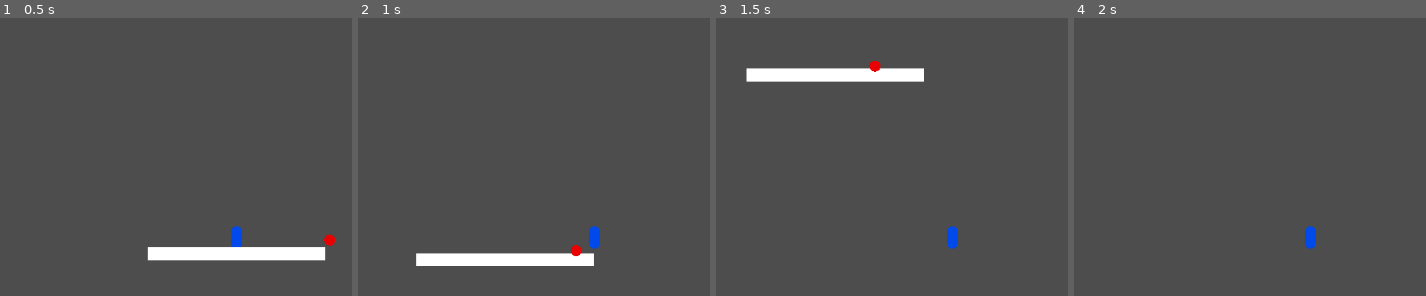
Above: before the commit, frames 1-4 (left to right).
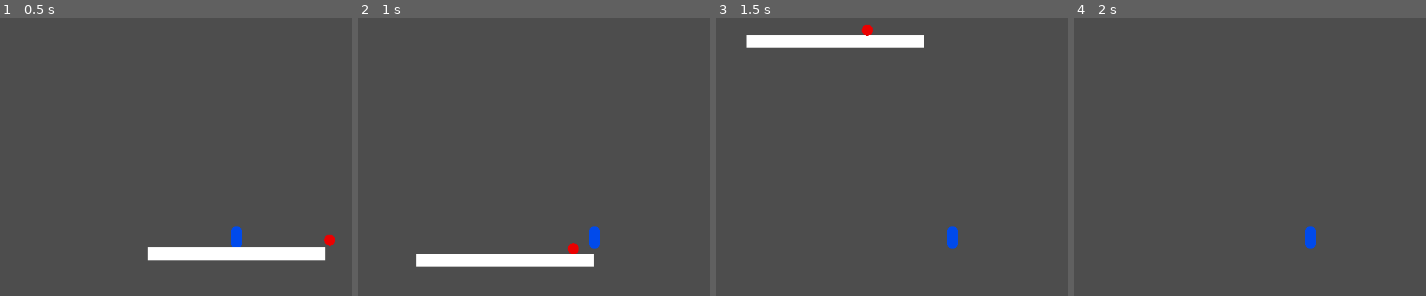
Above: after the commit, the same moments.

Repository: catloaf2048/TavernJam
Game: Godot game, scene res://Assets/Scene/Test.tscn
The game is run twice, just before and just after one commit, with the same random seed, the same clock (stepped at 60 frames per second) and the same inputs.
Inputs (mouse positions are in pixels of both pictures, inside the frame that each line leads up to):
- Up to frame 1 (0.5 s): no input
- Up to frame 2 (1 s): tap Enter (ui_accept) at 0.5, 0.77 s; move the mouse to (outside the picture) at 0.52 s; hold Right (ui_right) from 0.53 s (still down); click (outside the picture) at 0.6 s
- Up to frame 3 (1.5 s): move the mouse to (793, 259) at 1.27 s; release Right (ui_right) at 1.28 s; hold Left (ui_left) from 1.28 s (still down); click (793, 259) at 1.35 s
- Up to frame 4 (2 s): keep holding Left (ui_left); tap Enter (ui_accept) at 1.52 s

Frame 1 is identical in both runs. In frame 2, 0.4% of the frame differs, in the area x 16-68%, y 80-90%; in frame 3, 5.1%, in the area x 8-60%, y 2-24%; in frame 4, nothing differs.

Commit message:
Fix wonky collider.

Diff:
--- a/Assets/Scene/Foe.tscn
+++ b/Assets/Scene/Foe.tscn
@@ -3,8 +3,8 @@
 [ext_resource type="Script" uid="uid://bg7xnq7hawmkm" path="res://src/GDScript/SimpleFoe.gd" id="1_kq0i4"]
 [ext_resource type="Script" uid="uid://xdn22mhny8e2" path="res://src/GDScript/Attack.gd" id="2_htcku"]
 
-[sub_resource type="RectangleShape2D" id="RectangleShape2D_kq0i4"]
-size = Vector2(40, 10)
+[sub_resource type="CircleShape2D" id="CircleShape2D_kq0i4"]
+radius = 8.0
 
 [sub_resource type="SphereMesh" id="SphereMesh_kq0i4"]
 radius = 8.0
@@ -17,6 +17,9 @@
 gradient = SubResource("Gradient_htcku")
 width = 1
 
+[sub_resource type="RectangleShape2D" id="RectangleShape2D_kq0i4"]
+size = Vector2(40, 10)
+
 [node name="RigidBody2D" type="RigidBody2D" unique_id=1111096365 node_paths=PackedStringArray("wallCheck", "hitbox", "cooldown") groups=["Foe"]]
 script = ExtResource("1_kq0i4")
 wallCheck = NodePath("Attack")
@@ -24,7 +27,7 @@
 cooldown = NodePath("atkCD")
 
 [node name="CollisionShape2D" type="CollisionShape2D" parent="." unique_id=1786067587]
-shape = SubResource("RectangleShape2D_kq0i4")
+shape = SubResource("CircleShape2D_kq0i4")
 
 [node name="MeshInstance2D" type="MeshInstance2D" parent="." unique_id=793637448]
 mesh = SubResource("SphereMesh_kq0i4")
